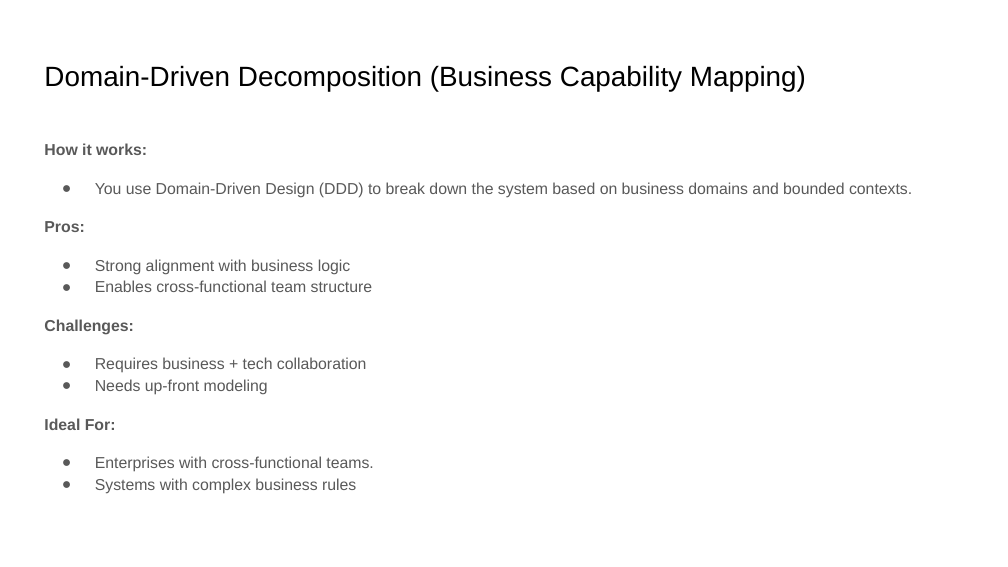
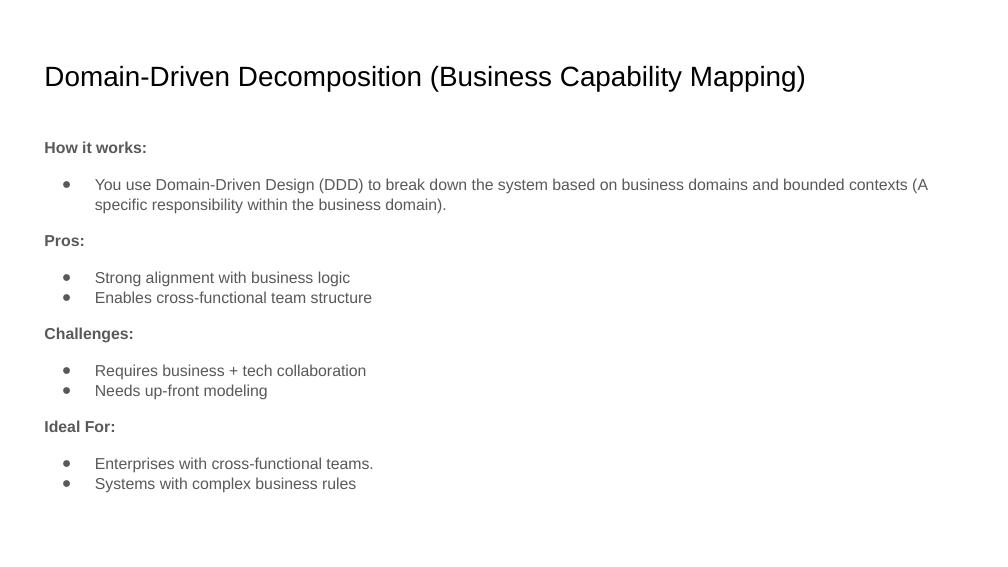
Before and after one commit to pfcit/nextgen-exam-system, a slide deck: slide 29 of ExamSystemMigration.pptx (slide 27 before the commit). Drawn at 1008x567 pixels with LibreOffice and Linux fonts; fonts in the diff are those of the drawing. Boxes give left, top, right and bottom in pixels: in the first picture for what was removed or moved away, otherwise in the second. Text is boxed around its words. In the diff, an @@ line names an element or a change of style, - is before the commit and + after.

```diff
--- a/ExamSystemMigration.pptx
+++ b/ExamSystemMigration.pptx
@@ text at (x1=44, y1=141, x2=373, y2=493): line spacing 1.15 to 1.05 @@
@@ text at (x1=95, y1=178, x2=928, y2=214): text changed @@
-● You use Domain-Driven Design (DDD) to break down the system based on business domains and bounded contexts.
+● You use Domain-Driven Design (DDD) to break down the system based on business domains and bounded contexts (A specific responsibility within the business domain).
```
Also in this commit, not shown: 4 other slides changed, 35 slides added.
